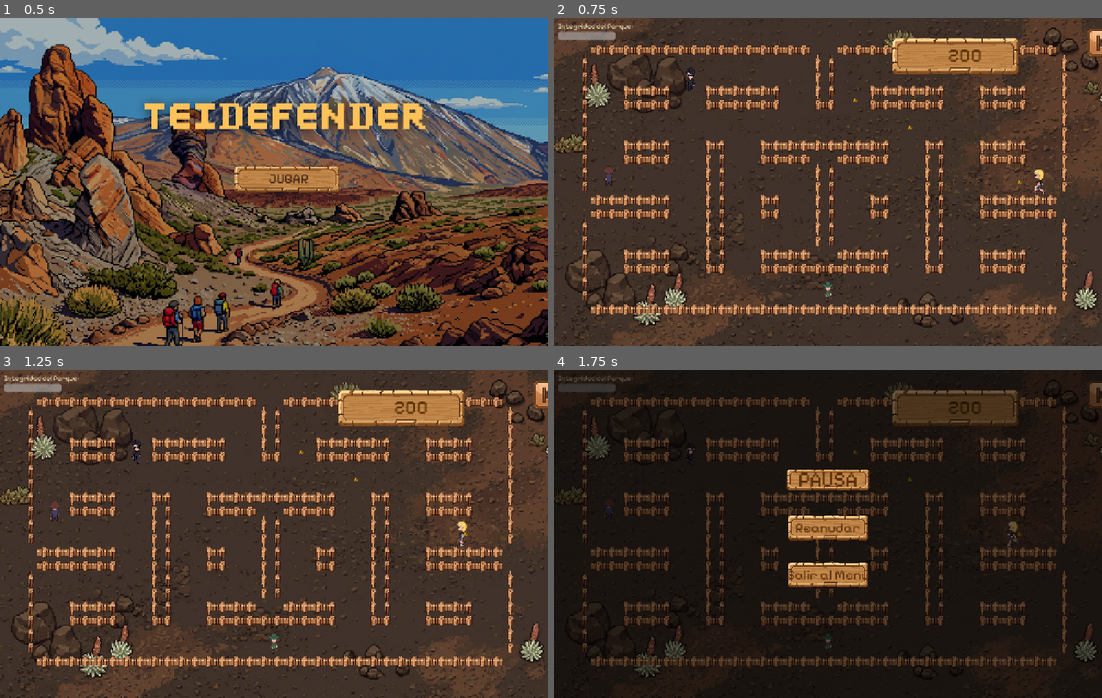
Above: before the commit, frames 1-4 (two rows, left to right).
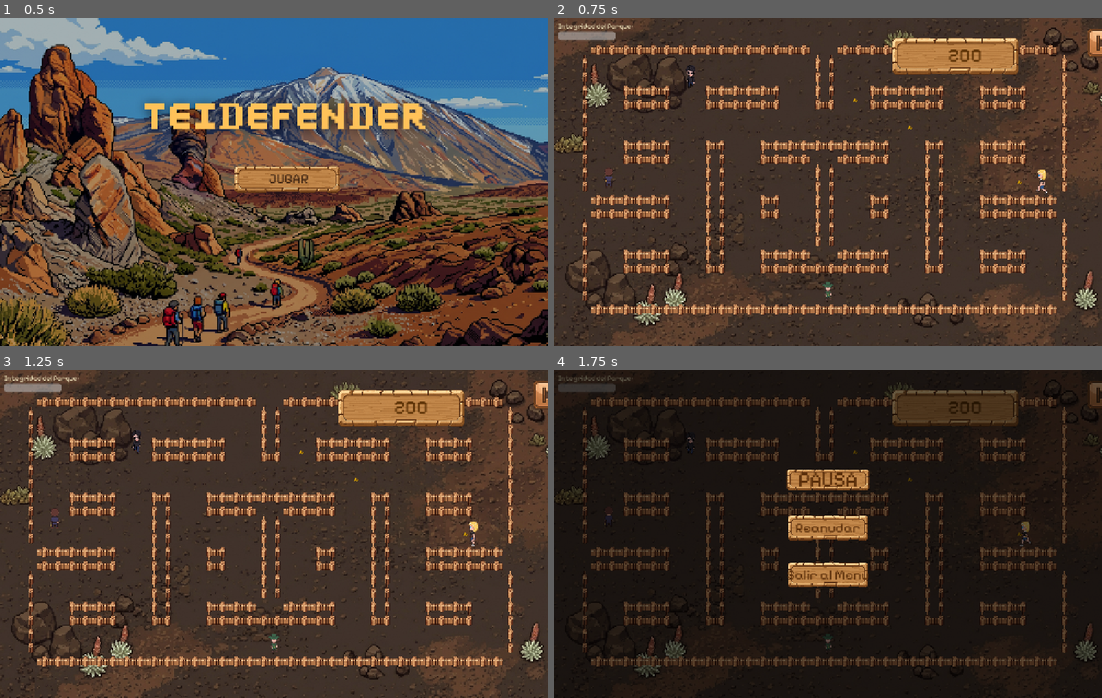
Above: after the commit, the same moments.

Repository: kiaramaldonado/teidefender
Game: Godot game, scene res://escenas/MenuPrincipal.tscn
Two runs of this game, one before a commit and one after it. Both use one fixed random seed, a clock stepped at 60 frames per second and the inputs below. Sound files missing from this copy of the repository are replaced by a short silence.
Inputs (mouse positions are in pixels of both pictures, inside the frame that each line leads up to):
- Up to frame 1 (0.5 s): no input
- Up to frame 2 (0.75 s): click "JUGAR" at 0.5 s
- Up to frame 3 (1.25 s): no input
- Up to frame 4 (1.75 s): click (1101, 396) at 1.25 s

Frame 1 is identical in both runs. In frame 2, 0.2% of the frame differs, in the area x 9-91%, y 14-54%; in frame 3, 0.3%, in the area x 9-88%, y 18-54%; in frame 4, 0.2%.

Commit message:
fix(enemies): slow all enemies below the player's speed for fair chases

Diff:
--- a/scripts/Homero.gd
+++ b/scripts/Homero.gd
@@ -6,7 +6,7 @@
 # y en cada cruce elige una dirección al azar (evitando dar media vuelta).
 # Cada cierto tiempo planta una violeta en la celda donde está.
 
-const VELOCIDAD = 80.0
+const VELOCIDAD = 55.0            # más lento que el jugador (80)
 const INTERVALO_VIOLETA = 12.0
 
 var ultima_direccion = "down"
--- a/scripts/Spencer.gd
+++ b/scripts/Spencer.gd
@@ -7,7 +7,7 @@
 # nunca atraviesa muros porque solo elige direcciones donde la siguiente
 # celda es corredor.
 
-const VELOCIDAD = 110.0           # px/s — necesario para llegar a tiempo entre celdas
+const VELOCIDAD = 70.0            # px/s — algo más lenta que el jugador (80)
 const DISTANCIA_FLASH = 60.0
 const COOLDOWN_FLASH = 6.0
 
--- a/scripts/Tato.gd
+++ b/scripts/Tato.gd
@@ -6,7 +6,7 @@
 # elige una nueva dirección (evitando media vuelta).  Si el jugador
 # entra en su celda actual o adyacente, le suelta un puñetazo.
 
-const VELOCIDAD = 95.0
+const VELOCIDAD = 60.0            # más lento que el jugador (80)
 const DISTANCIA_PUÑETAZO = 56.0
 const COOLDOWN_PUÑETAZO = 3.0
 
